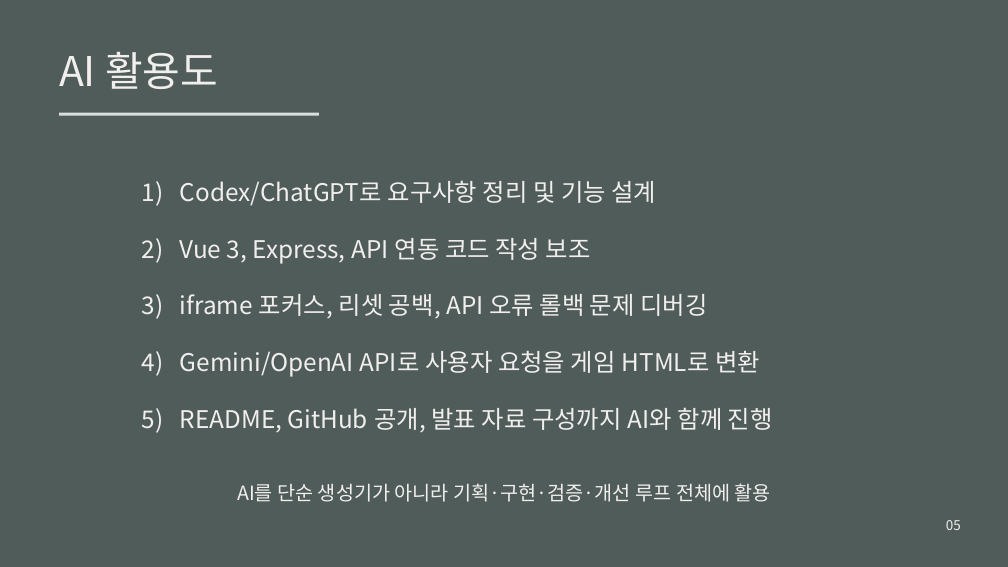
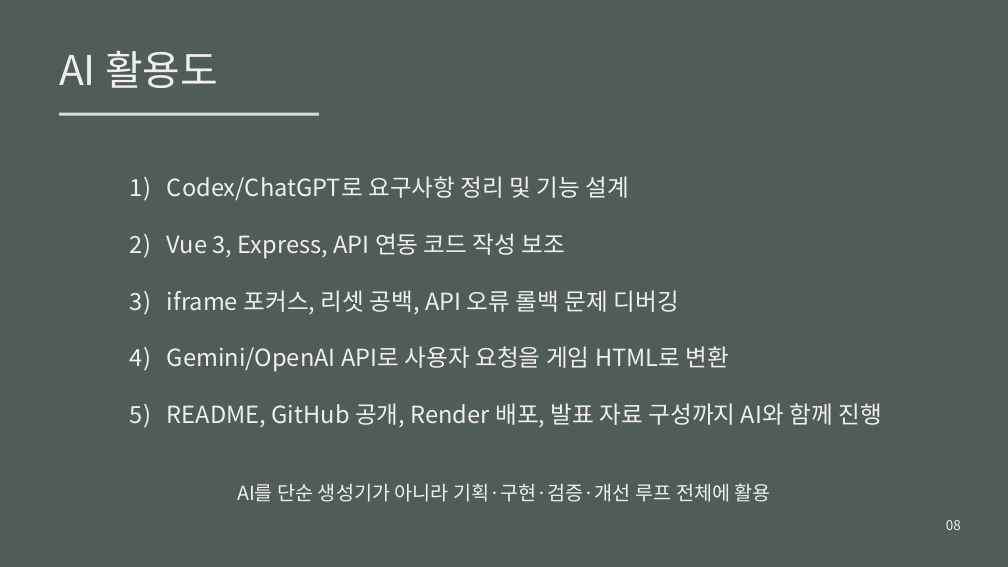
Before and after one commit to pleto333/ai-mini-game-maker, a slide deck: slide 8 of presentations/ai-mini-game-maker-presentation.pptx (slide 5 before the commit). Drawn at 1008x567 pixels with LibreOffice and Linux fonts; fonts in the diff are those of the drawing. Boxes give left, top, right and bottom in pixels: in the first picture for what was removed or moved away, otherwise in the second. Text is boxed around its words. In the diff, an @@ line names an element or a change of style, - is before the commit and + after.

```diff
--- a/presentations/ai-mini-game-maker-presentation.pptx
+++ b/presentations/ai-mini-game-maker-presentation.pptx
@@ text "1) Codex/ChatGPT로 요구사항 정리 및 ..." moved from (x1=142, y1=180, x2=656, y2=206) to (x1=130, y1=176, x2=629, y2=201) @@
@@ text "2) Vue 3, Express, API ..." moved from (x1=142, y1=238, x2=591, y2=264) to (x1=130, y1=233, x2=566, y2=259) @@
@@ text "3) iframe 포커스, 리셋 공백, ..." moved from (x1=142, y1=294, x2=707, y2=319) to (x1=130, y1=290, x2=678, y2=315) @@
@@ size 23.2 to 22.5 pt in 4 elements at (x1=130, y1=176, x2=629, y2=201), (x1=130, y1=233, x2=566, y2=259), (x1=130, y1=290, x2=678, y2=315), (x1=130, y1=346, x2=730, y2=372) @@
@@ text "4) Gemini/OpenAI API로 사용자 요청을 ..." moved from (x1=142, y1=351, x2=760, y2=377) to (x1=130, y1=346, x2=730, y2=372) @@
@@ text at (x1=130, y1=403, x2=882, y2=428): text changed; size 23.2 to 22.5 pt @@
-5) README, GitHub 공개, 발표 자료 구성까지 AI와 함께 진행
+5) README, GitHub 공개, Render 배포, 발표 자료 구성까지 AI와 함께 진행
@@ text at (x1=946, y1=520, x2=961, y2=530): text changed @@
-05
+08
```
Also in this commit, not shown: 5 other slides changed, 4 slides added, 2 slides removed, 2 other files.
